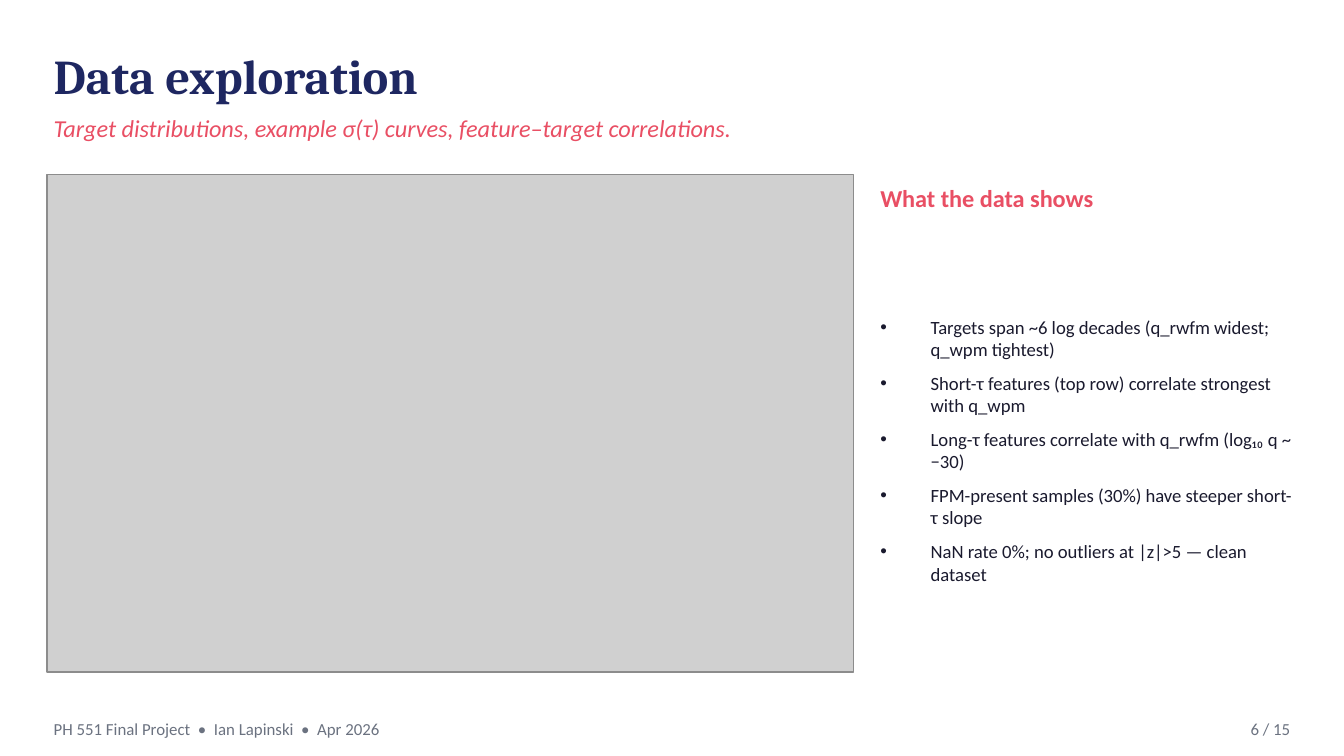
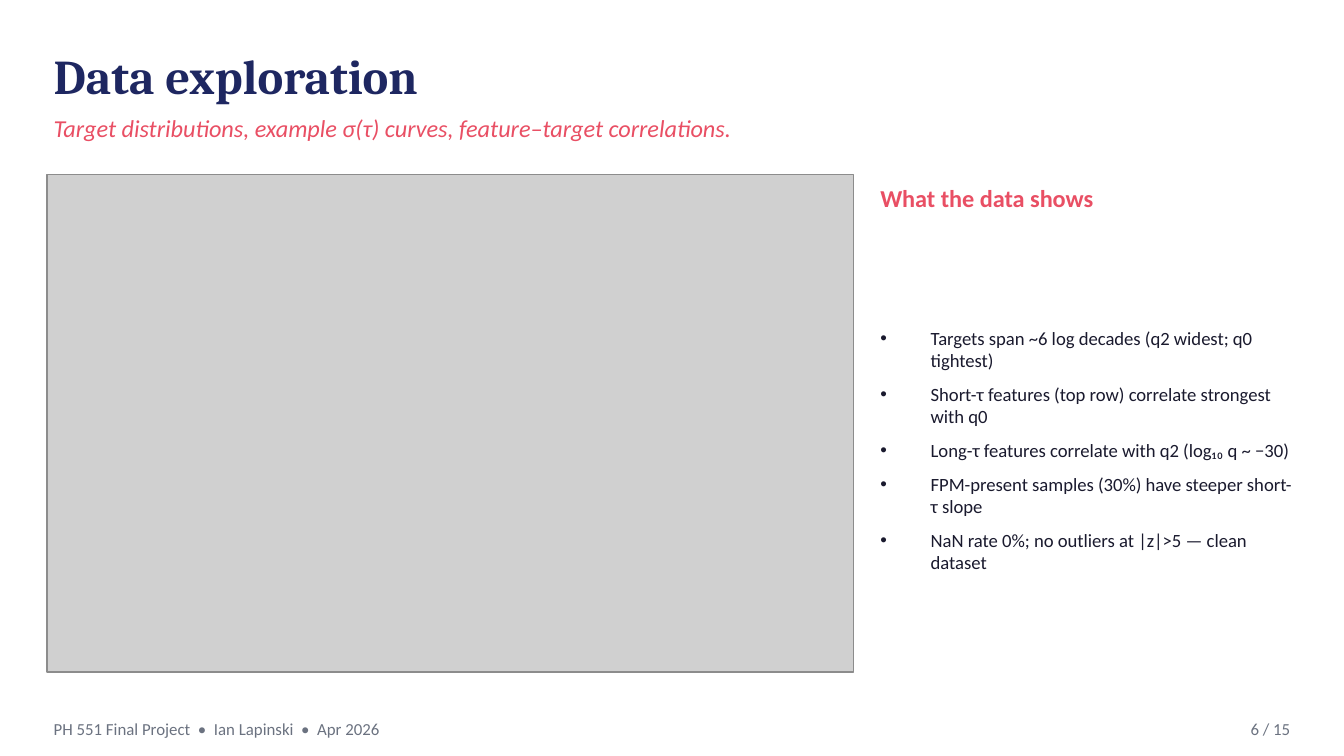
Before and after one commit to ianlap/SigmaTau, a slide deck: slide 6 of ml/presentation.pptx. Drawn at 1344x756 pixels with LibreOffice and Linux fonts; fonts in the diff are those of the drawing; grey boxes stand for pictures. Boxes give left, top, right and bottom in pixels: in the first picture for what was removed or moved away, otherwise in the second. Text is boxed around its words. In the diff, an @@ line names an element or a change of style, - is before the commit and + after.

```diff
--- a/ml/presentation.pptx
+++ b/ml/presentation.pptx
@@ text at [931, 331, 1289, 460]: text changed @@
-• Targets span ~6 log decades (q_rwfm widest; q_wpm tightest)
-• Short-τ features (top row) correlate strongest with q_wpm
-• Long-τ features correlate with q_rwfm (log₁₀ q ~ −30)
+• Targets span ~6 log decades (q2 widest; q0 tightest)
+• Short-τ features (top row) correlate strongest with q0
+• Long-τ features correlate with q2 (log₁₀ q ~ −30)
```
Also in this commit, not shown: 6 other slides changed, 7 other files.
